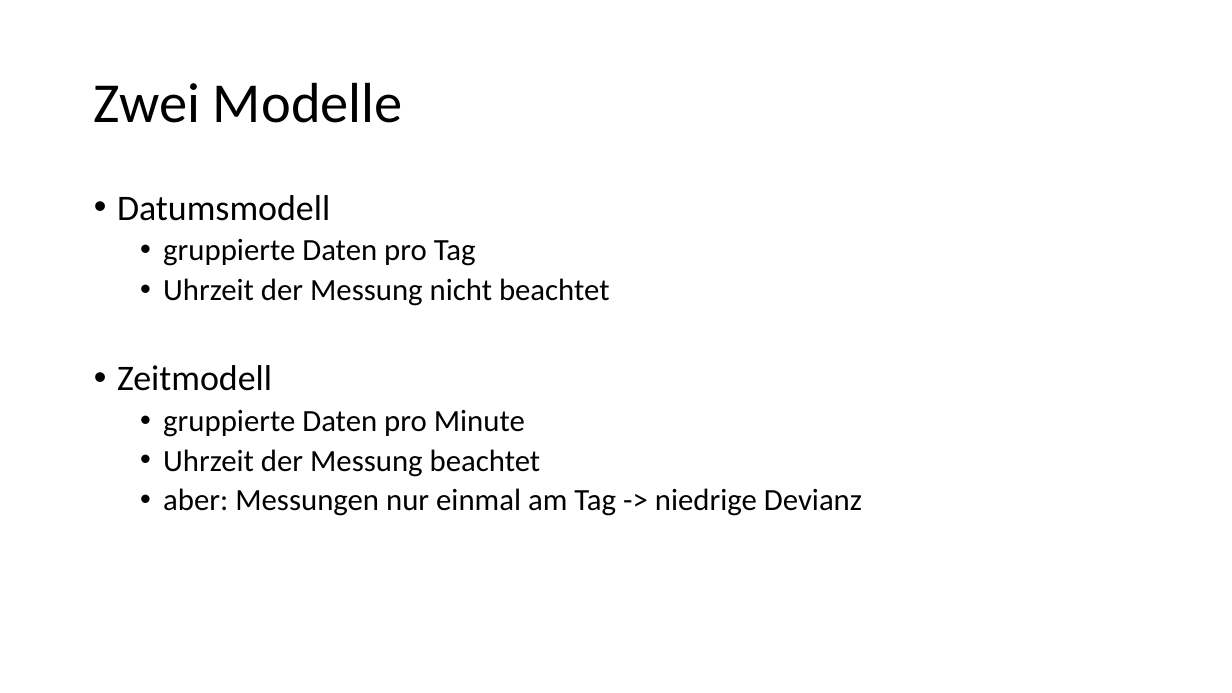
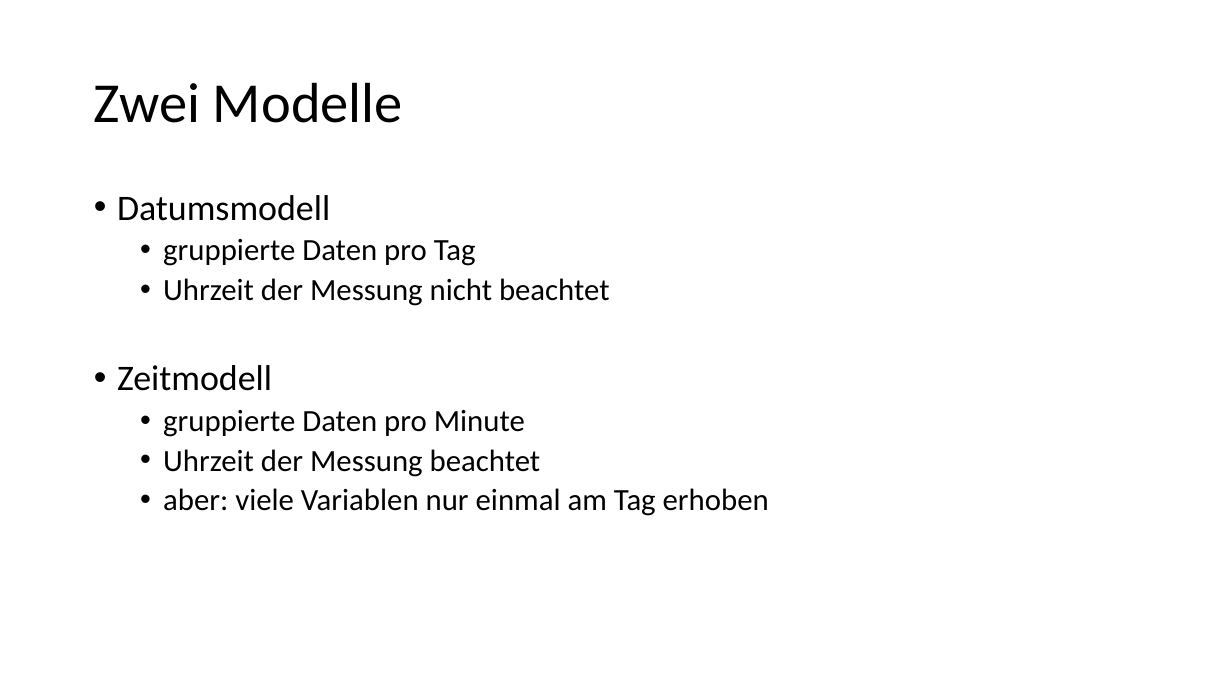
Before and after one commit to leavanh/LVS, a slide deck: slide 2 of Organisatorisches/Ergebnisse.pptx. Drawn at 1232x693 pixels with LibreOffice and Linux fonts; fonts in the diff are those of the drawing. Boxes give left, top, right and bottom in pixels: in the first picture for what was removed or moved away, otherwise in the second. Text is boxed around its words. In the diff, an @@ line names an element or a change of style, - is before the commit and + after.

```diff
--- a/Organisatorisches/Ergebnisse.pptx
+++ b/Organisatorisches/Ergebnisse.pptx
@@ text at [163, 488, 769, 516]: text changed @@
-  • aber: Messungen nur einmal am Tag -> niedrige Devianz
+  • aber: viele Variablen nur einmal am Tag erhoben
```
Also in this commit, not shown: 1 slide added, 1 slide removed, 6 other files.
